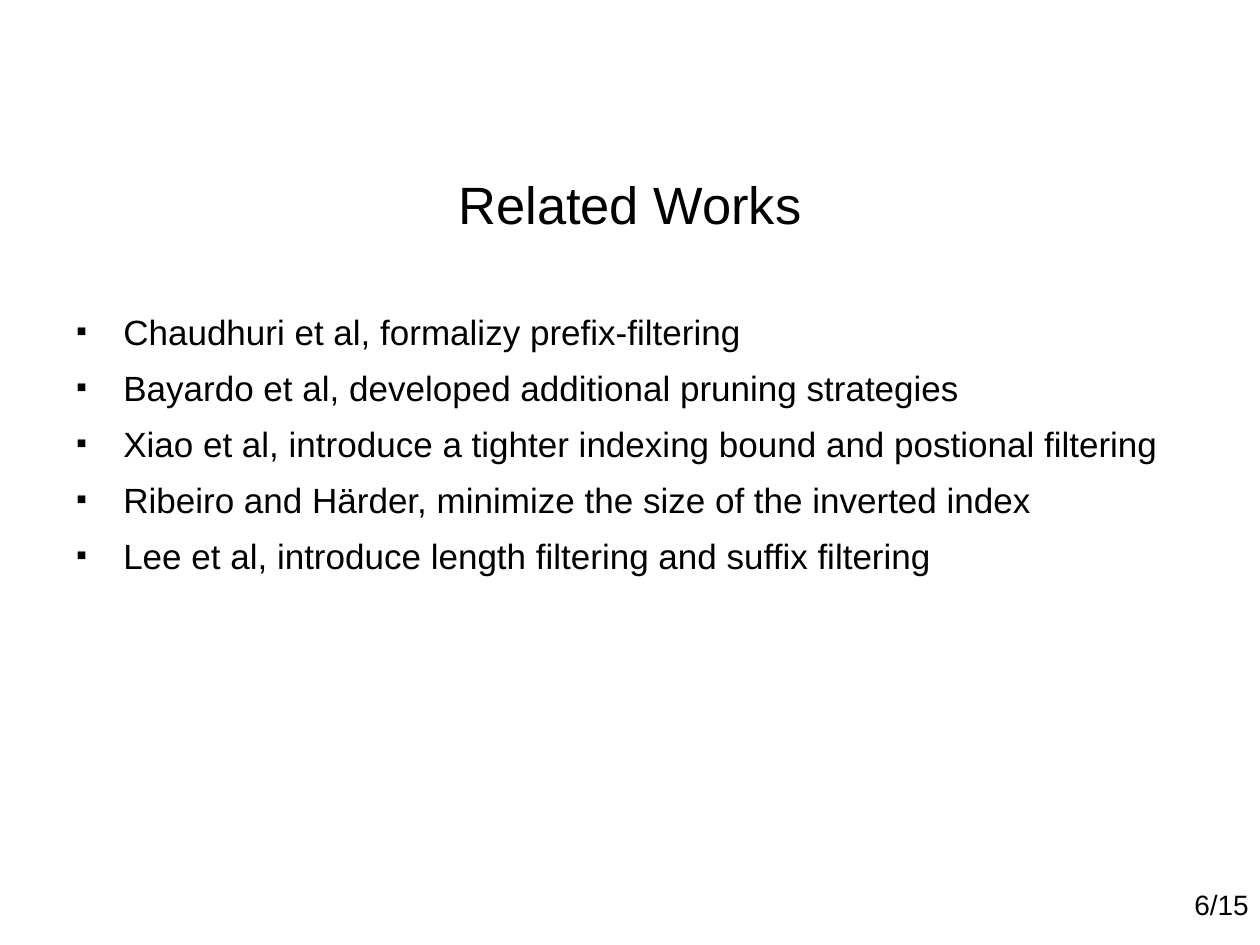
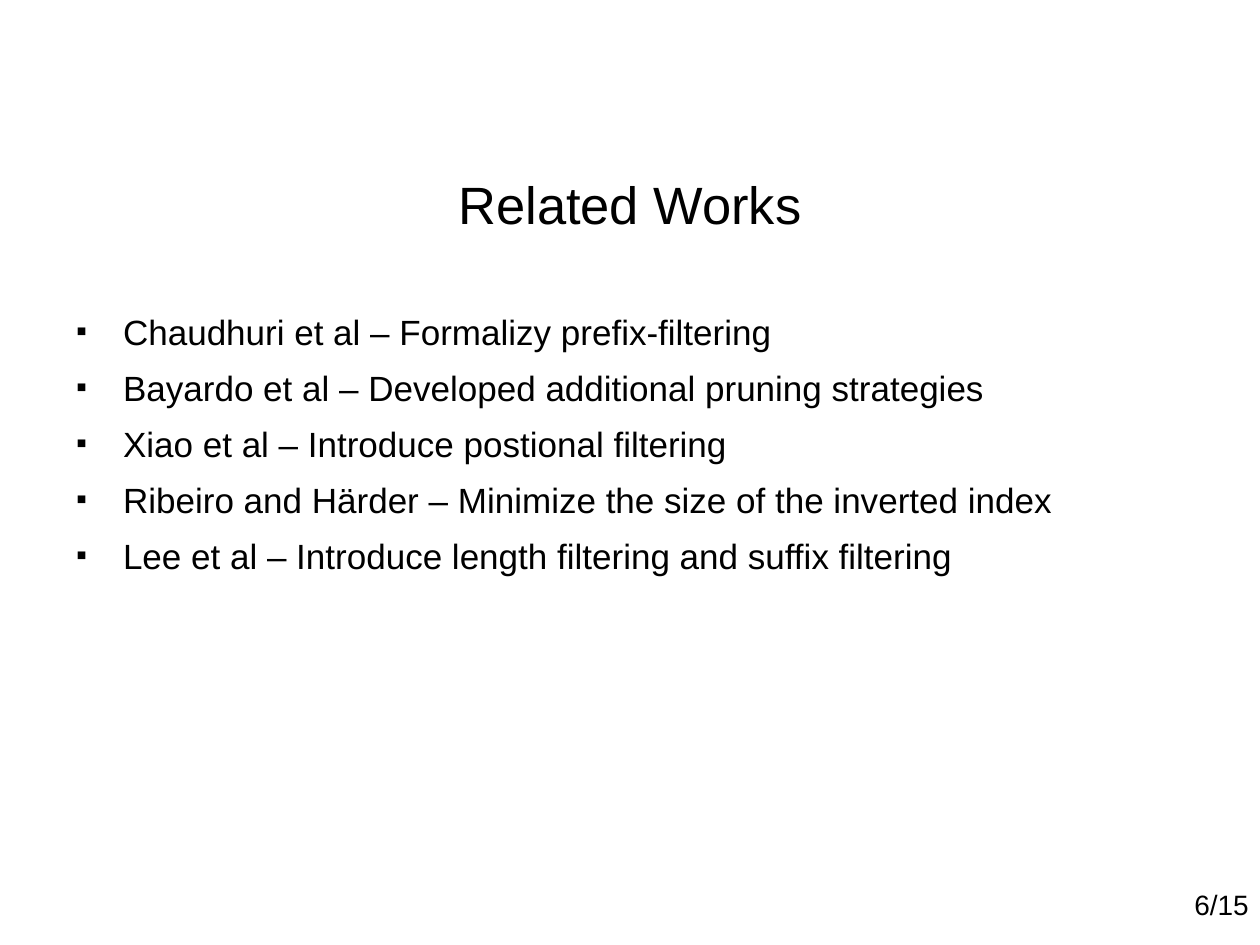
Before and after one commit to paulohq/apresentacao-L2AP, a slide deck: slide 7 of apresentacao-L2AP.ppt. Drawn at 1260x945 pixels with LibreOffice and Linux fonts; fonts in the diff are those of the drawing; background and template pictures are left out. Boxes give left, top, right and bottom in pixels: in the first picture for what was removed or moved away, otherwise in the second. Text is boxed around its words. In the diff, an @@ line names an element or a change of style, - is before the commit and + after.

```diff
--- a/apresentacao-L2AP.ppt
+++ b/apresentacao-L2AP.ppt
@@ text at (x1=123, y1=319, x2=1052, y2=576): text changed @@
-■ Chaudhuri et al, formalizy prefix-filtering
-■ Bayardo et al, developed additional pruning strategies
-■ Xiao et al, introduce a tighter indexing bound and postional filtering
-■ Ribeiro and Härder, minimize the size of the inverted index
-■ Lee et al, introduce length filtering and suffix filtering
+■ Chaudhuri et al – Formalizy prefix-filtering
+■ Bayardo et al – Developed additional pruning strategies
+■ Xiao et al – Introduce postional filtering
+■ Ribeiro and Härder – Minimize the size of the inverted index
+■ Lee et al – Introduce length filtering and suffix filtering
```
Also in this commit, not shown: 9 other slides changed, 2 other files.
